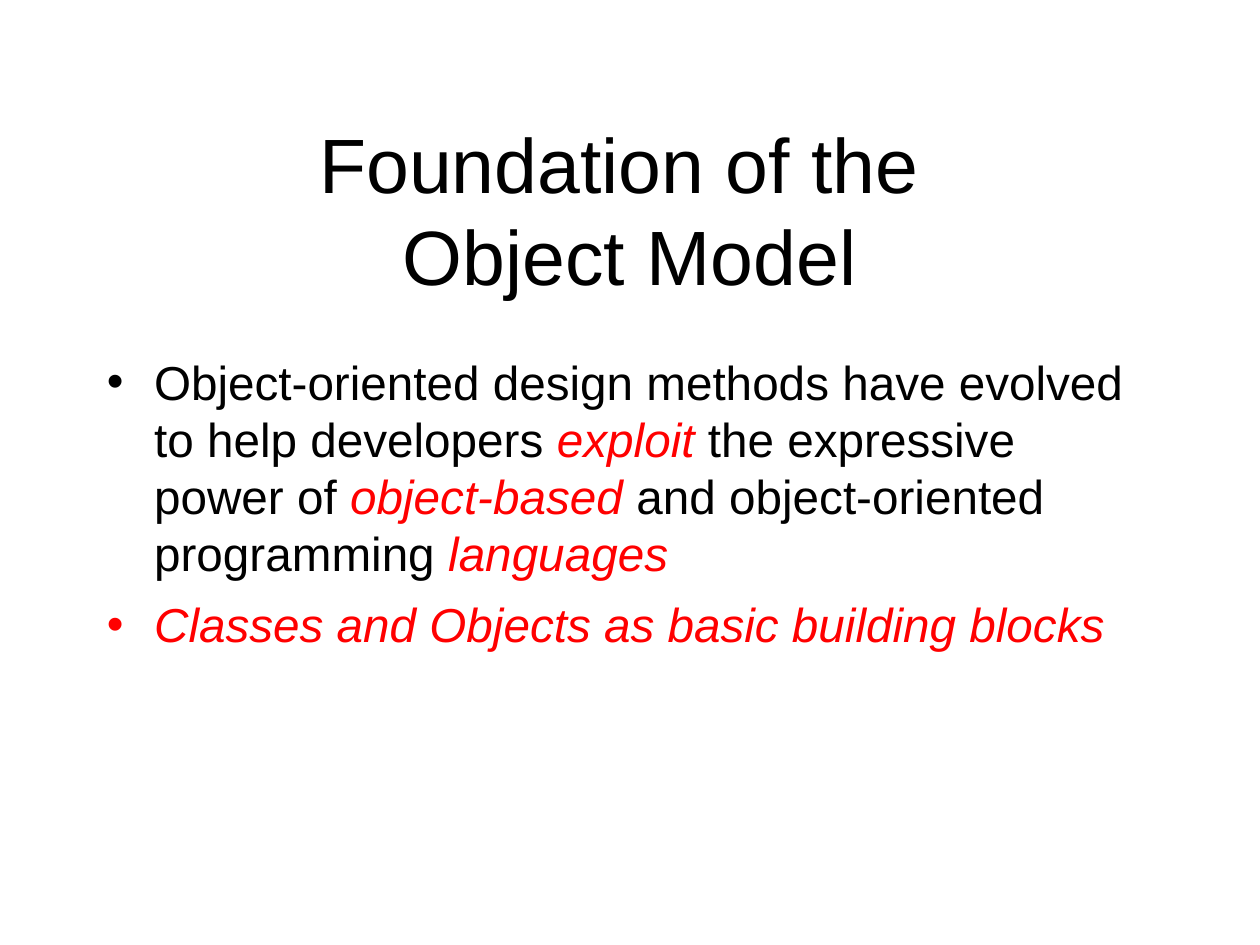
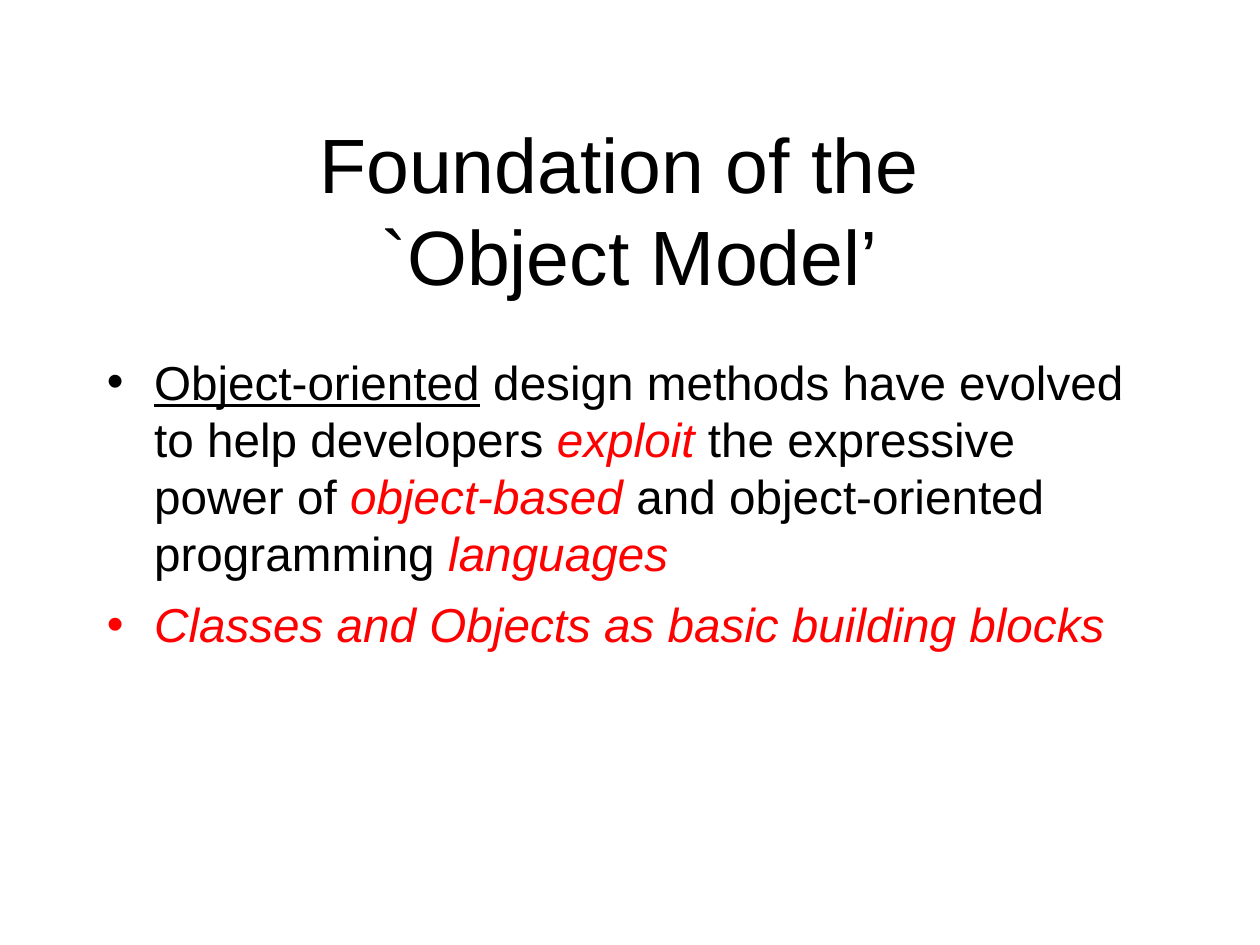
Before and after one commit to octaviordz/zjnu2017.github.io, a slide deck: slide 12 of OOAD/lectures/030--Object.Model.ppt (slide 7 before the commit). Drawn at 1260x945 pixels with LibreOffice and Linux fonts; fonts in the diff are those of the drawing. Boxes give left, top, right and bottom in pixels: in the first picture for what was removed or moved away, otherwise in the second. Text is boxed around its words. In the diff, an @@ line names an element or a change of style, - is before the commit and + after.

```diff
--- a/OOAD/lectures/030--Object.Model.ppt
+++ b/OOAD/lectures/030--Object.Model.ppt
@@ title at [319,137,918,300]: text changed @@
-Foundation of the
-Object Model
+Foundation of the
+`Object Model’
@@ text at [154,365,1123,581]: underline on in "Object-oriented" @@
```
Also in this commit, not shown: 6 other slides changed, 24 slides added, 2 other files.
